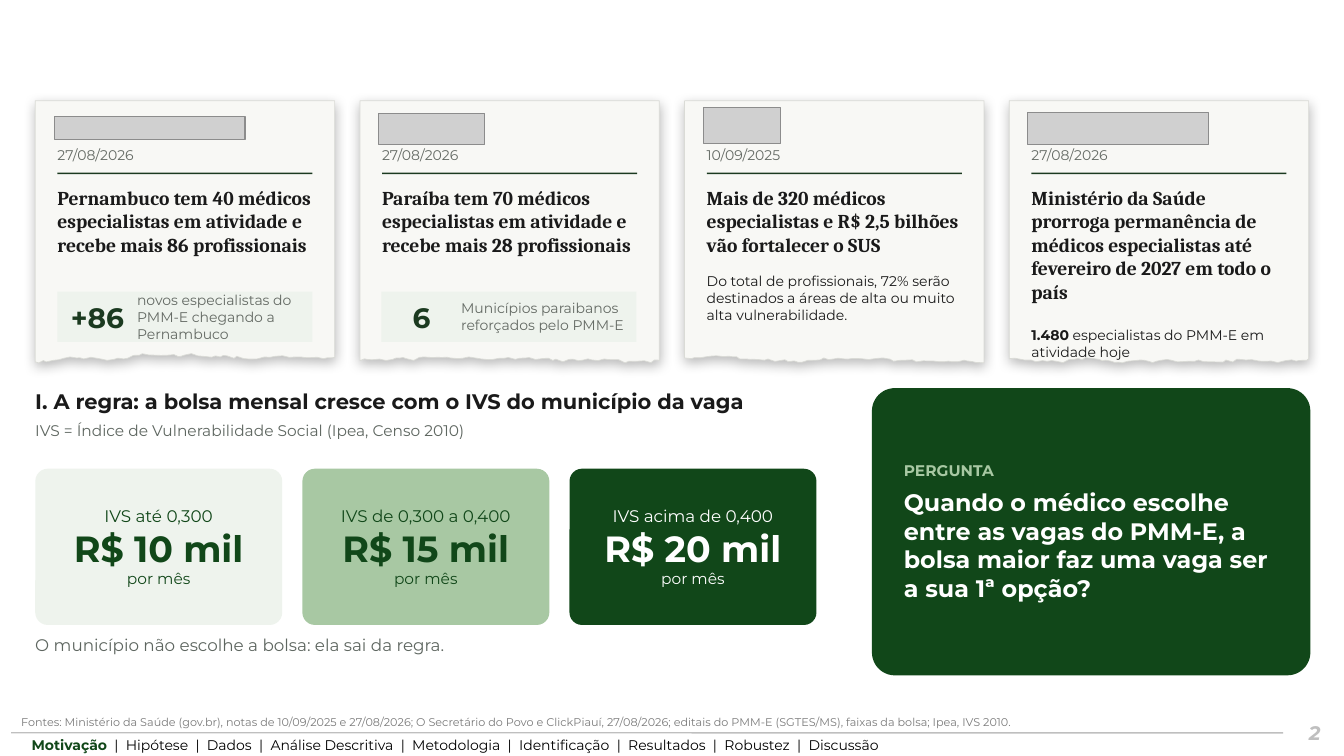
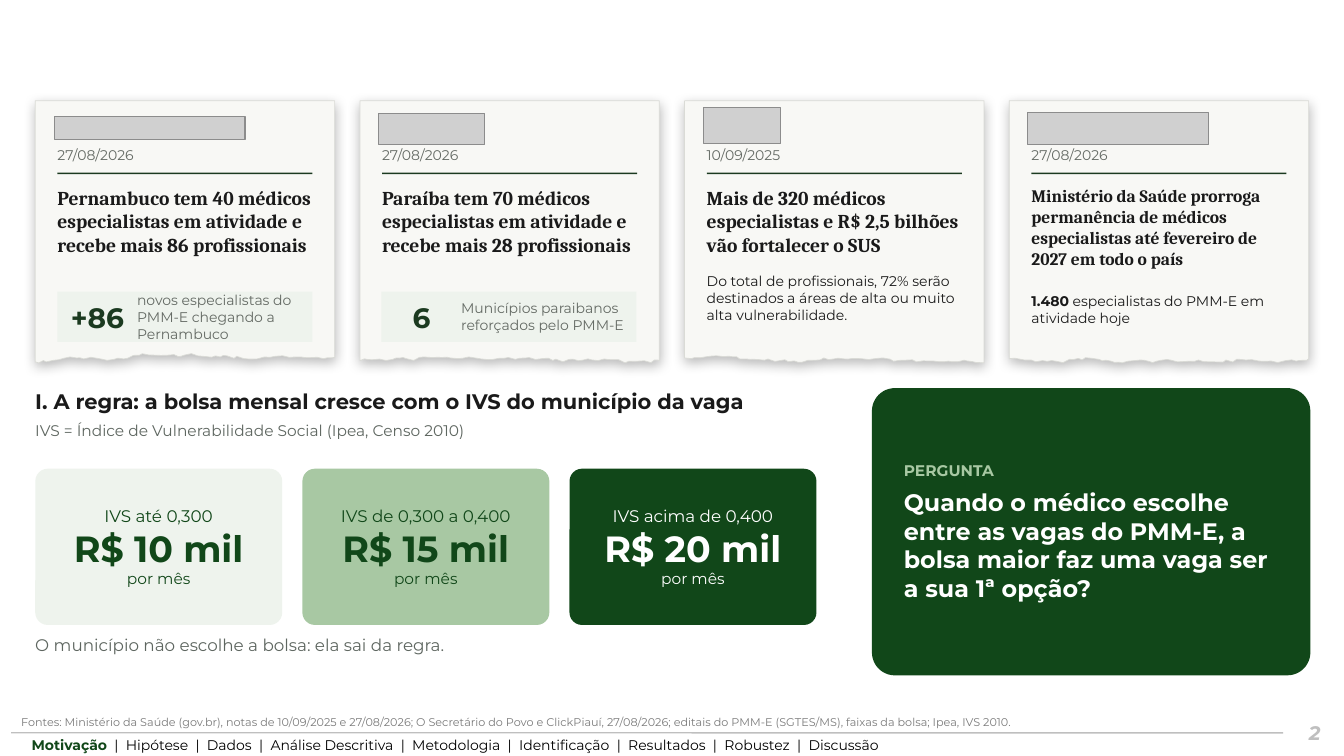
Before and after one commit to ka1victor/impact-eval-health-econ-pmme, a slide deck: slide 2 of output/apresentacao_banca2/deck_banca2_pos_banca.pptx. Drawn at 1344x756 pixels with LibreOffice and Linux fonts; fonts in the diff are those of the drawing; grey boxes stand for pictures; background and template pictures are left out. Boxes give left, top, right and bottom in pixels: in the first picture for what was removed or moved away, otherwise in the second. Text is boxed around its words. In the diff, an @@ line names an element or a change of style, - is before the commit and + after.

```diff
--- a/output/apresentacao_banca2/deck_banca2_pos_banca.pptx
+++ b/output/apresentacao_banca2/deck_banca2_pos_banca.pptx
@@ text at <box>1031,189,1261,269</box>: size 14 to 12.5 pt in "Ministério da Saúde prorroga permanência de médicos ..." @@
```
Also in this commit, not shown: 6 other slides changed, 1 slide removed, 5 other files.
